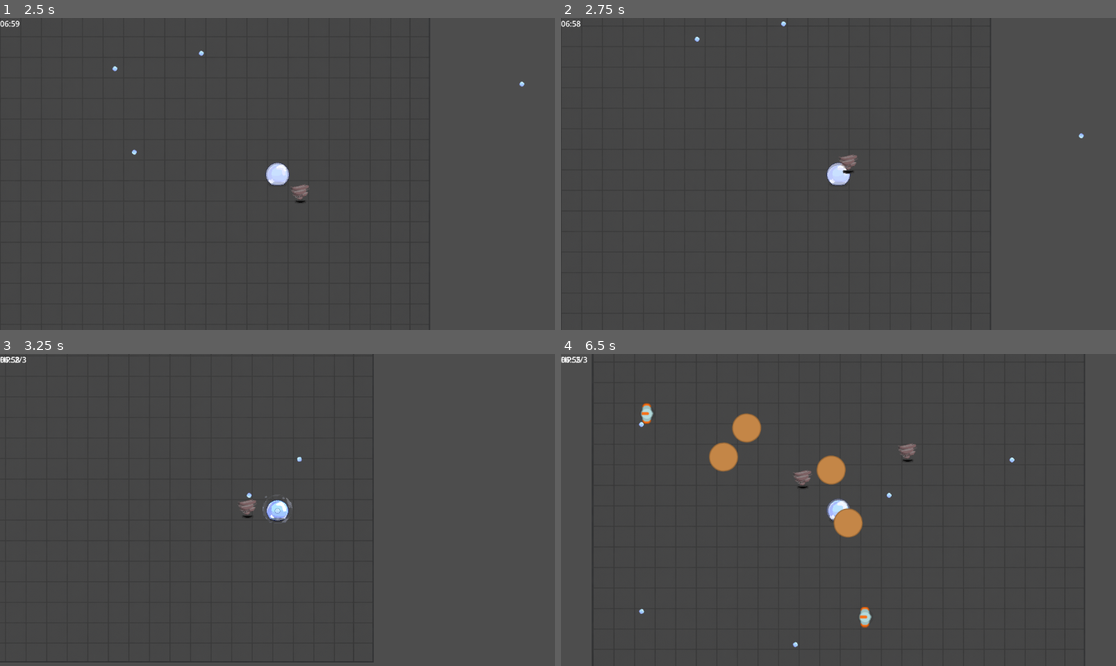
Above: before the commit, frames 1-4 (two rows, left to right).
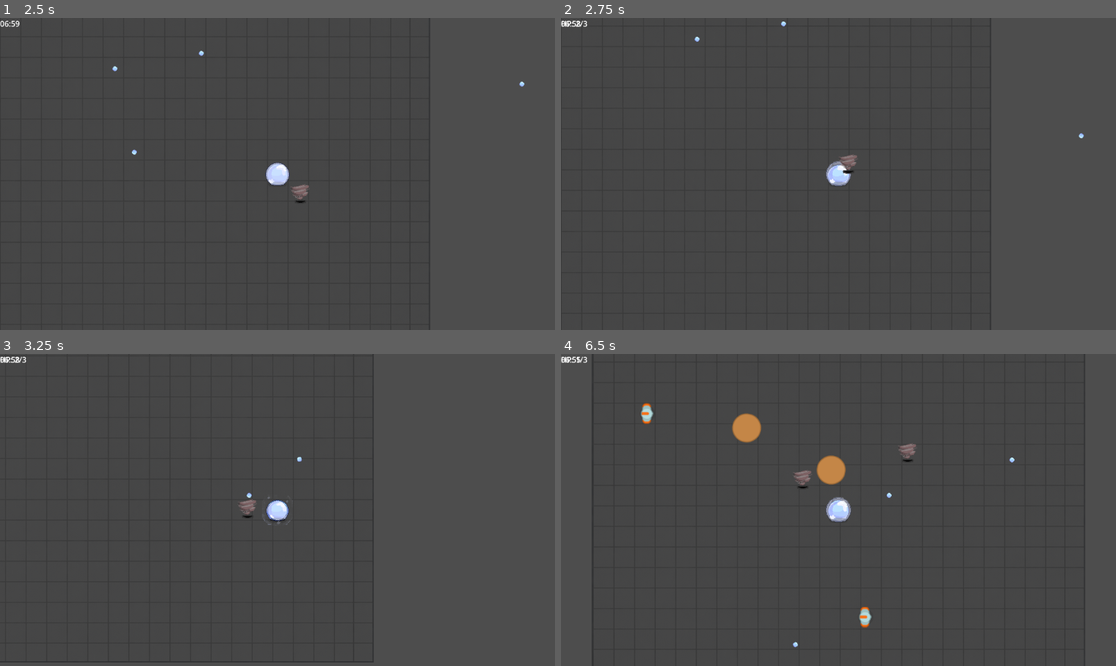
Above: after the commit, the same moments.

Repository: haom1ng7/SurvivorsLike
Game: Godot game, scene res://Scenes/StartMenu.tscn
The game is run twice, just before and just after one commit, with the same random seed, the same clock (stepped at 60 frames per second) and the same inputs.
Inputs (mouse positions are in pixels of both pictures, inside the frame that each line leads up to):
- Up to frame 1 (2.5 s): click "Play" at 0.5 s; tap Enter at 1.25 s; move the mouse to (399, 158) at 1.27 s; press the mouse at (399, 158) at 1.28 s; hold D (move_right) 1.28-2.03 s; move the mouse to (166, 189) at 2.02 s; release the mouse at (166, 189) at 2.03 s; hold S (move_down) from 2.03 s (still down); click (166, 189) at 2.1 s
- Up to frame 2 (2.75 s): keep holding S (move_down)
- Up to frame 3 (3.25 s): move the mouse to (333, 441) at 2.77 s; release S (move_down) at 2.78 s; press the mouse at (333, 441) at 2.78 s; hold D (move_right) from 2.78 s (still down)
- Up to frame 4 (6.5 s): move the mouse to (810, 572) at 3.52 s; release D (move_right) at 3.53 s; release the mouse at (810, 572) at 3.53 s; hold W (move_up) 3.53-4.28 s; click (810, 572) at 3.6 s; move the mouse to (1005, 556) at 4.27 s; press the mouse at (1005, 556) at 4.28 s; hold A (move_left) 4.28-5.78 s; move the mouse to (672, 463) at 5.02 s; release the mouse at (672, 463) at 5.03 s; click (672, 463) at 5.1 s; move the mouse to (866, 510) at 5.77 s; press the mouse at (866, 510) at 5.78 s; hold S (move_down) from 5.78 s (still down)

Frame 1 is identical in both runs. In frame 2, 0.1% of the frame differs, in the area x 0-53%, y 0-54%; in frame 3, 0.2%; in frame 4, 0.9%, in the area x 2-55%, y 0-84%.

Commit message:
修改了玩家和敌人子弹碰撞箱大小

Diff:
--- a/Scenes/BulletEnemy.tscn
+++ b/Scenes/BulletEnemy.tscn
@@ -12,6 +12,7 @@
 script = ExtResource("1_jsppk")
 
 [node name="CollisionShape2D" type="CollisionShape2D" parent="."]
+scale = Vector2(6.05, 6.05)
 shape = SubResource("CircleShape2D_oduel")
 
 [node name="LifeTimer" type="Timer" parent="."]
--- a/Scenes/Player.tscn
+++ b/Scenes/Player.tscn
@@ -256,6 +256,7 @@
 script = ExtResource("1_kyqiw")
 
 [node name="CollisionShape2D" type="CollisionShape2D" parent="."]
+scale = Vector2(2.255, 2.255)
 shape = SubResource("CircleShape2D_dewec")
 
 [node name="Weapon" type="Node2D" parent="."]
